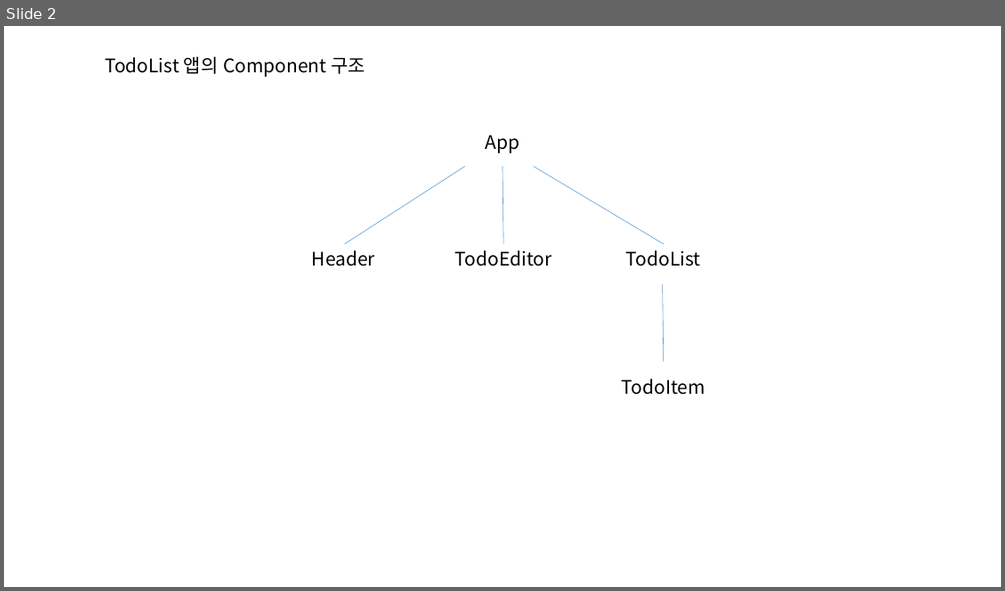
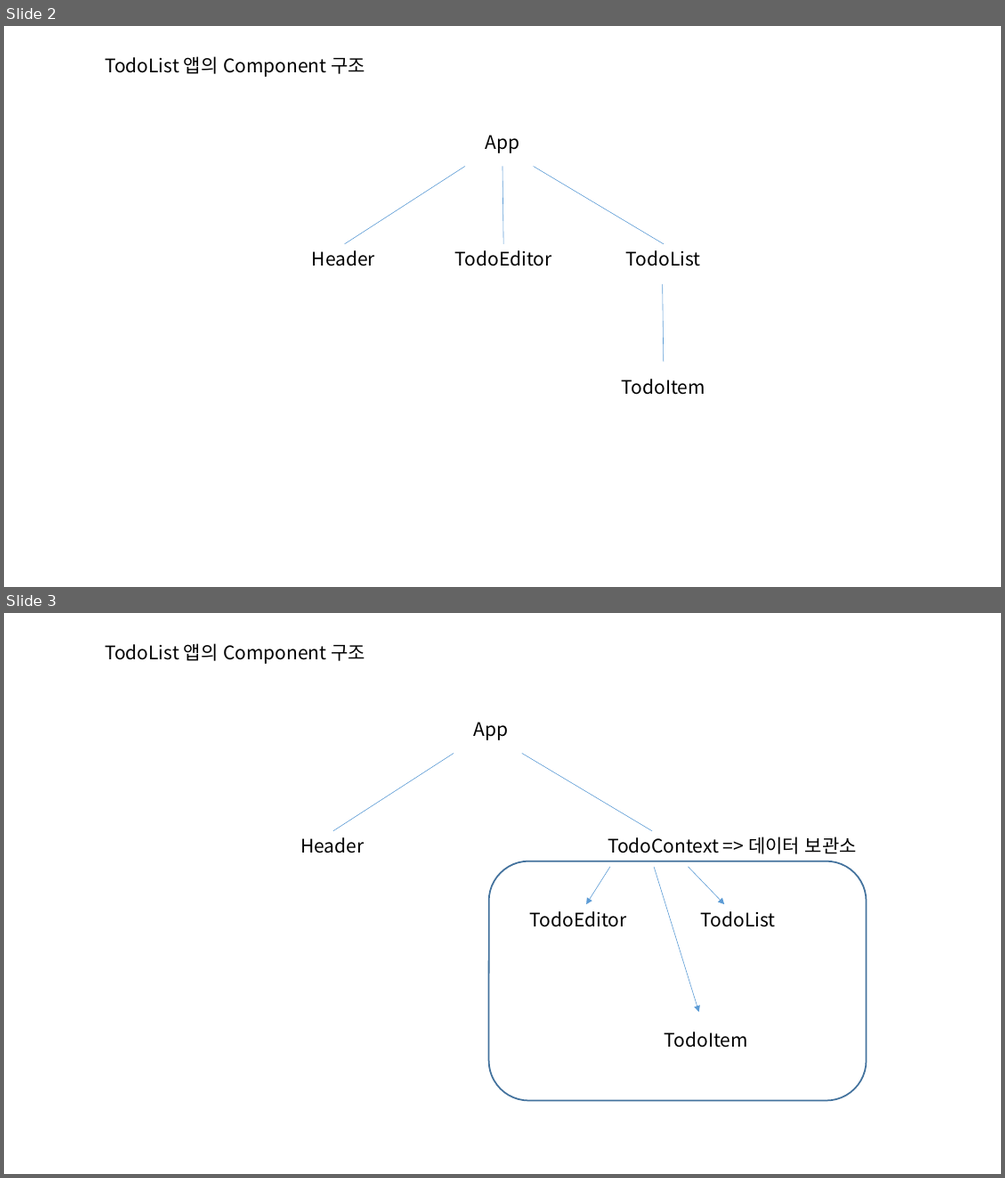
Before and after one commit to Divjason/EZEN-UIUX-240109, a slide deck: 240403/react structure.pptx. Shown one above the other, each under a label of ours: slide 2 before the commit, slides 2 and 3 after it. The pictures are 1005x591 and 1005x1178 pixels, drawn with LibreOffice and Linux fonts; fonts in the diff are those of the drawing. Boxes give left, top, right and bottom in pixels: in the first picture for what was removed or moved away, otherwise in the second. Text is boxed around its words. In the diff, an @@ line names an element or a change of style, - is before the commit and + after.

```diff
--- a/240403/react structure.pptx
+++ b/240403/react structure.pptx
@@ slide 3 added at box(4, 613, 1001, 1174), background #FFFFFF @@
@@ text added at box(105, 643, 365, 664), 18 pt, text #000000 @@
+TodoList 앱의 Component 구조
@@ text added at box(474, 722, 509, 740), 18 pt, text #000000 @@
+App
@@ line added from (453, 754) to (333, 831), #5B9BD5 0.5 pt @@
@@ line added from (522, 754) to (652, 831), #5B9BD5 0.5 pt @@
@@ text added at box(300, 837, 364, 853), 18 pt, text #000000 @@
+Header
@@ text added at box(607, 836, 857, 854), 18 pt, text #000000 @@
+TodoContext => 데이터 보관소
@@ rounded rectangle added at box(488, 861, 866, 1101), outline #43739E 1.5 pt @@
@@ arrow added from (610, 867) to (587, 904), #5B9BD5 0.5 pt @@
@@ arrow added from (654, 867) to (699, 1012), #5B9BD5 0.5 pt @@
@@ arrow added from (688, 867) to (724, 904), #5B9BD5 0.5 pt @@
@@ text added at box(530, 911, 627, 927), 18 pt, text #000000 @@
+TodoEditor
@@ text added at box(701, 911, 776, 927), 18 pt, text #000000 @@
+TodoList
@@ text added at box(664, 1031, 748, 1047), 18 pt, text #000000 @@
+TodoItem
```
Also in this commit, not shown: 1 other slide added, 54 other files.
